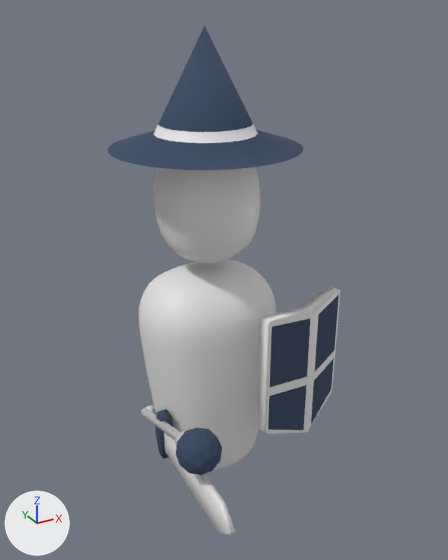
The Blender file unit/unit.blend as it was, and as the next commit left it.
Camera for both pictures: a 50 mm lens placed at (-0.943, -1.839, 1.715), pointed at (0.005, -0.116, 0.854). The axes (+X, +Y, +Z) are drawn at lower left. The lights are the same throughout.

In view in the first picture: 'Body', 'Head', 'MageHat', 'MageRod', 'SoldierShield', 'SoldierSword'.
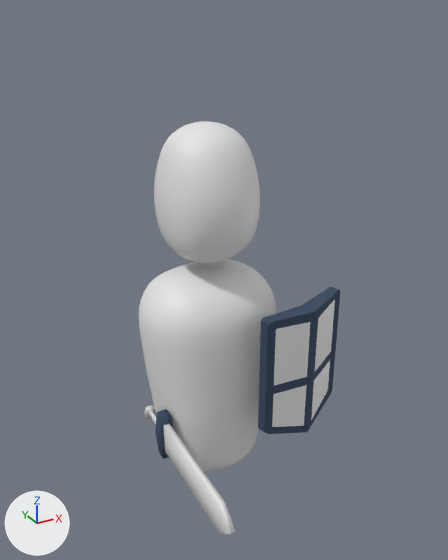
Boxes (x1, y1, x2, y2) around the edits, measured in the pictures (448 x 560 px; the box of a moved part takes in the faces that stretch with it):
'MageHat', hidden (blue)
    before: (108, 26, 304, 170)
'MageRod', hidden (blue)
    before: (141, 408, 222, 475)
part 1 of me_cube_003, moved or reshaped
    both: (266, 290, 340, 434)
part 2 of me_cube_003, recoloured (white to blue)
    both: (258, 287, 339, 433)
part 3 of me_cube_003, recoloured (blue to white)
    both: (272, 314, 322, 427)

Patch to the scene script:
```diff
--- a/unit/unit.blend.py
+++ b/unit/unit.blend.py
@@ me_cube_003 @@
 # used by ob_soldiershield; location = (0.244, -0.26, 0.492); rotation_euler = (0.0, 0.0, 0.262), in degrees (0, 0, 15); scale = (0.277, 0.0205, 0.277)
-me_cube_003.from_pydata(...)  # 110 vertices, 102 faces; spans x -0.7..0.7, y -2.45..5.1, z -0.89..1.0
+me_cube_003.from_pydata(...)  # 109 vertices, 102 faces; spans x -0.7..0.7, y -2.45..5.1, z -0.89..1.0
+# me_cube_003 part 1
+# 2 vertices are removed from x 0.0, y 3.78, z -0.13
+# 4 faces are deleted
+# 3 vertices in x -0.08..0.08, y -2.42..-2.4, z 0.88..0.91 move by (0.0, 0.0, -0.05)
+# 3 vertices in x -0.08..0.08, y -2.42..-2.4, z -0.84..-0.81 move by (0.0, 0.0, 0.07)
+# 3 vertices in x -0.67..-0.65, y -0.76..-0.73, z -0.59..0.02 move by (0.07, -0.13, 0.0)
+# 20 vertices move from x -0.67..0.67, y -0.77..3.68, z -0.59..0.95 to x -0.6..0.6, y -0.9..3.77, z -0.59..0.9
+# 1 vertex is added at (0.0, 3.88, -0.13)
+# 4 new faces join them, mat_whitematerial (white #e7e7e7)
+# me_cube_003 part 2: 68 faces spanning x -0.7..0.7, y -2.45..1.23, z -0.89..1.0 switch from mat_whitematerial (white #e7e7e7) to mat_bluematerial (dark blue #384962)
+# me_cube_003 part 3: 4 faces spanning x -0.6..0.6, y -2.4..-0.62, z -0.74..0.88 switch from mat_bluematerial (dark blue #384962) to mat_whitematerial (white #e7e7e7)
@@ ob_magehat @@
 ob_magehat.scale = (0.96, 0.96, 0.96)
+ob_magehat.hide_set(True)  # its collection is switched off
@@ ob_magerod @@
 _m = ob_magerod.modifiers.new('Shrinkwrap', 'SHRINKWRAP')
+ob_magerod.hide_set(True)  # its collection is switched off
```
